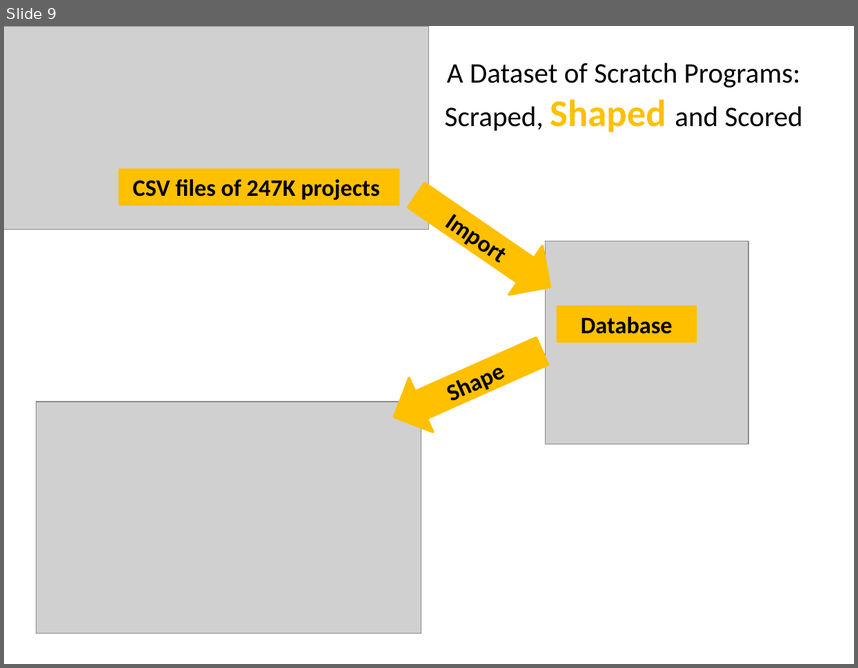
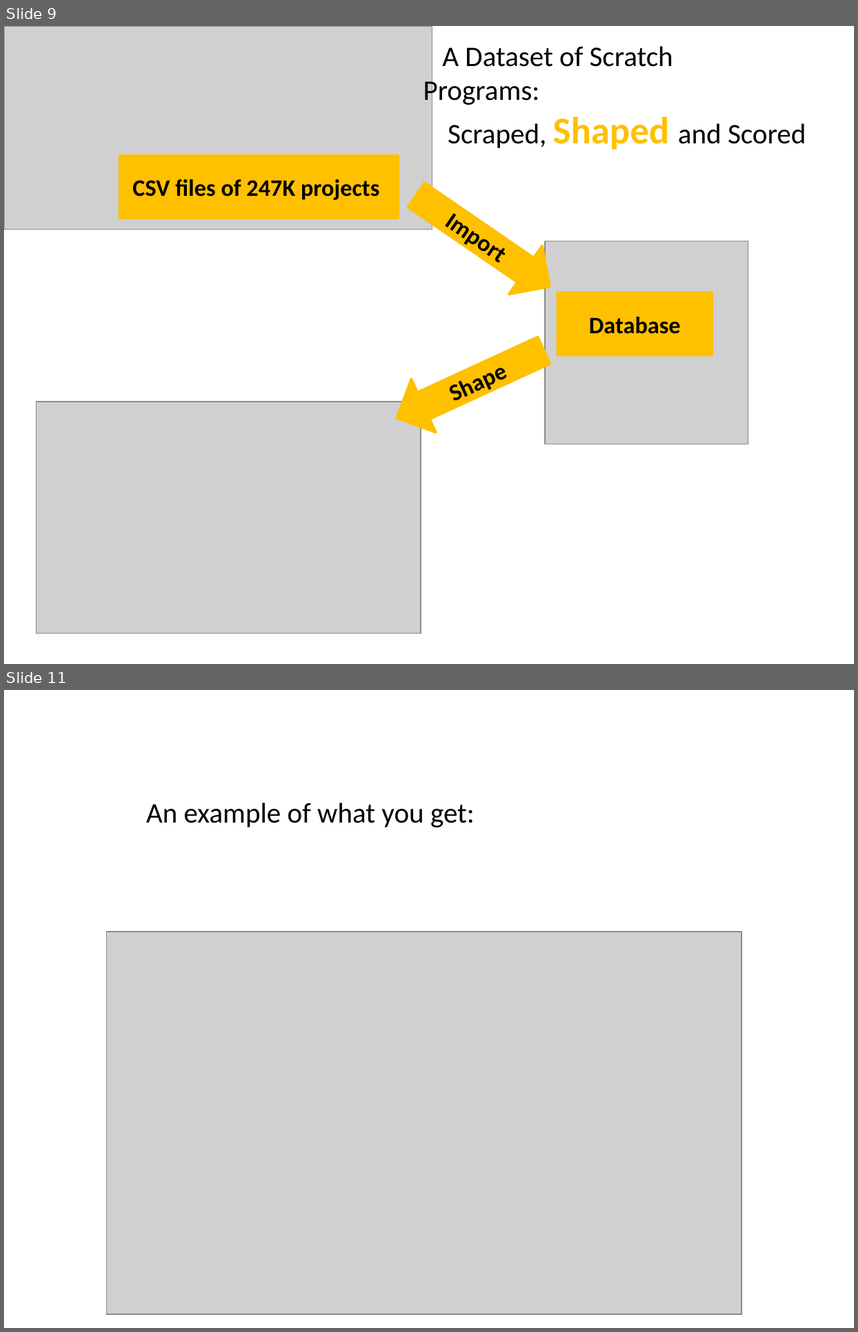
Before and after one commit to spreadsheetlab/ScratchDatasetMSR, a slide deck: MSR-Scratch.pptx. Shown one above the other, each under a label of ours: slide 9 before the commit, slides 9 and 11 after it; the slides between them are not shown. The pictures are 858x668 and 858x1332 pixels, drawn with LibreOffice and Linux fonts; fonts in the diff are those of the drawing; grey boxes stand for pictures. Boxes give left, top, right and bottom in pixels: in the first picture for what was removed or moved away, otherwise in the second. Text is boxed around its words. In the diff, an @@ line names an element or a change of style, - is before the commit and + after.

```diff
--- a/MSR-Scratch.pptx
+++ b/MSR-Scratch.pptx
@@ slide 11 added at (x1=4, y1=690, x2=854, y2=1328), background #FFFFFF @@
@@ text added at (x1=146, y1=802, x2=475, y2=827), 24 pt, text #000000 @@
+An example of what you get:
@@ picture added at (x1=107, y1=931, x2=742, y2=1314) @@
@@ slide 9 changed as well @@
@@ picture resized from (x1=4, y1=26, x2=428, y2=229) to (x1=5, y1=26, x2=432, y2=229) @@
@@ text at (x1=424, y1=46, x2=806, y2=150): text changed @@
-A Dataset of Scratch Programs:
-Scraped, Shaped and Scored
+A Dataset of Scratch Programs:
+Scraped, Shaped and Scored
@@ rectangle "CSV files of 247K projects" resized from (x1=119, y1=168, x2=400, y2=205) to (x1=119, y1=154, x2=399, y2=219) @@
@@ right arrow "Import" at (x1=399, y1=171, x2=566, y2=310): outline #FFC000 2 pt to #FFC000 2.01 pt; proportions changed @@
@@ rectangle "Database" resized from (x1=557, y1=305, x2=697, y2=342) to (x1=557, y1=291, x2=714, y2=356) @@
@@ right arrow "Shape" at (x1=384, y1=323, x2=555, y2=444): outline #FFC000 2 pt to #FFC000 2.01 pt; proportions changed @@
```
Also in this commit, not shown: 11 other slides changed, 2 other slides added, 1 slide removed, 1 other file.
